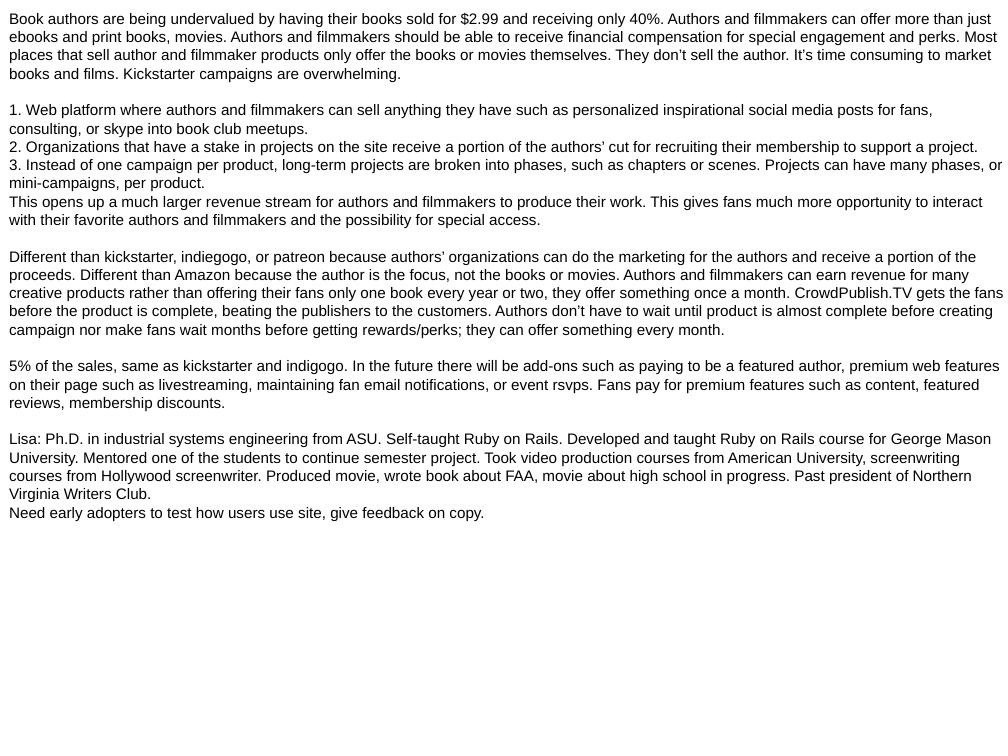
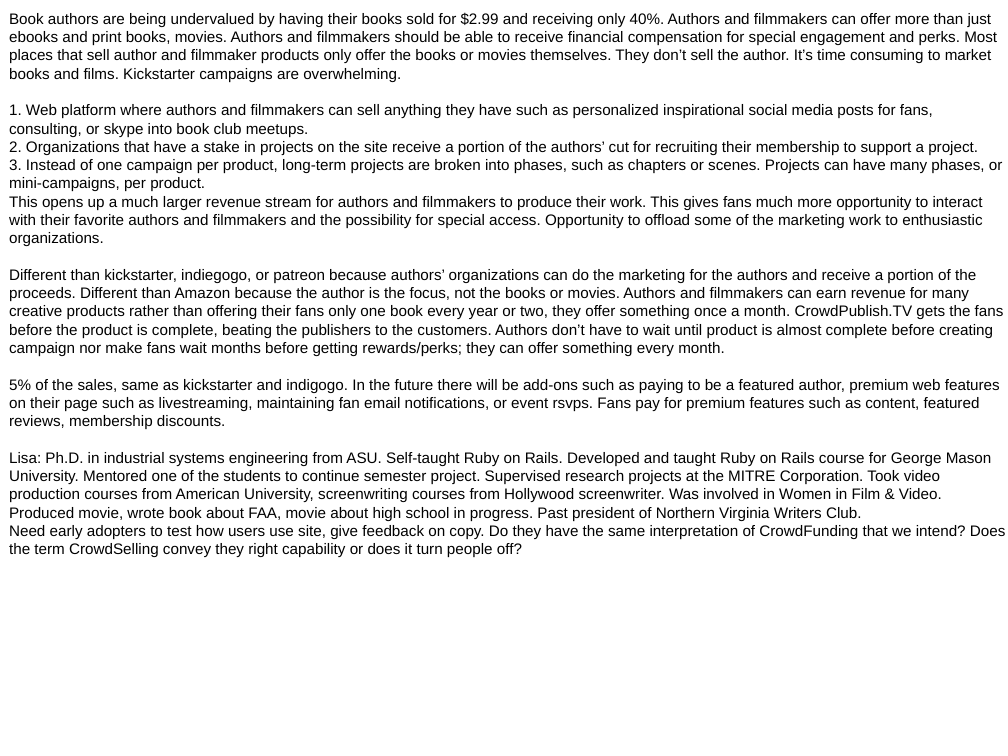
Before and after one commit to ece106/tomatocan, a slide deck: slide 12 of public/pitchSlides.pptx (slide 3 before the commit). Drawn at 1008x756 pixels with LibreOffice and Linux fonts; fonts in the diff are those of the drawing. Boxes give left, top, right and bottom in pixels: in the first picture for what was removed or moved away, otherwise in the second. Text is boxed around its words. In the diff, an @@ line names an element or a change of style, - is before the commit and + after.

Commit message:
ASU Slides

```diff
--- a/public/pitchSlides.pptx
+++ b/public/pitchSlides.pptx
@@ text at bbox=[9, 196, 983, 246]: text changed @@
-This opens up a much larger revenue stream for authors and filmmakers to produce their work. This gives fans much more opportunity to interact with their favorite authors and filmmakers and the possibility for special access.
+This opens up a much larger revenue stream for authors and filmmakers to produce their work. This gives fans much more opportunity to interact with their favorite authors and filmmakers and the possibility for special access. Opportunity to offload some of the marketing work to enthusiastic organizations.
@@ text at bbox=[9, 452, 1005, 557]: text changed @@
-Lisa: Ph.D. in industrial systems engineering from ASU. Self-taught Ruby on Rails. Developed and taught Ruby on Rails course for George Mason University. Mentored one of the students to continue semester project. Took video production courses from American University, screenwriting courses from Hollywood screenwriter. Produced movie, wrote book about FAA, movie about high school in progress. Past president of Northern Virginia Writers Club.
-Need early adopters to test how users use site, give feedback on copy.
+Lisa: Ph.D. in industrial systems engineering from ASU. Self-taught Ruby on Rails. Developed and taught Ruby on Rails course for George Mason University. Mentored one of the students to continue semester project. Supervised research projects at the MITRE Corporation. Took video production courses from American University, screenwriting courses from Hollywood screenwriter. Was involved in Women in Film & Video. Produced movie, wrote book about FAA, movie about high school in progress. Past president of Northern Virginia Writers Club.
+Need early adopters to test how users use site, give feedback on copy. Do they have the same interpretation of CrowdFunding that we intend? Does the term CrowdSelling convey they right capability or does it turn people off?
```
Also in this commit, not shown: 11 slides added, 2 slides removed, 4 other files.
